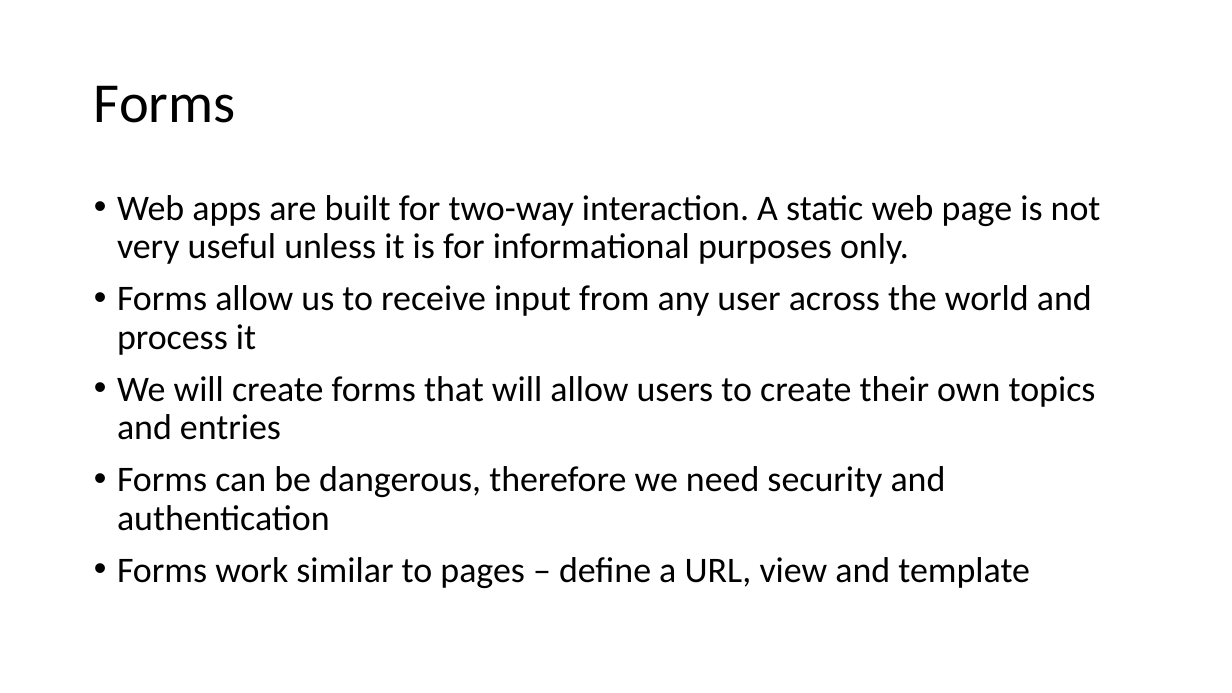
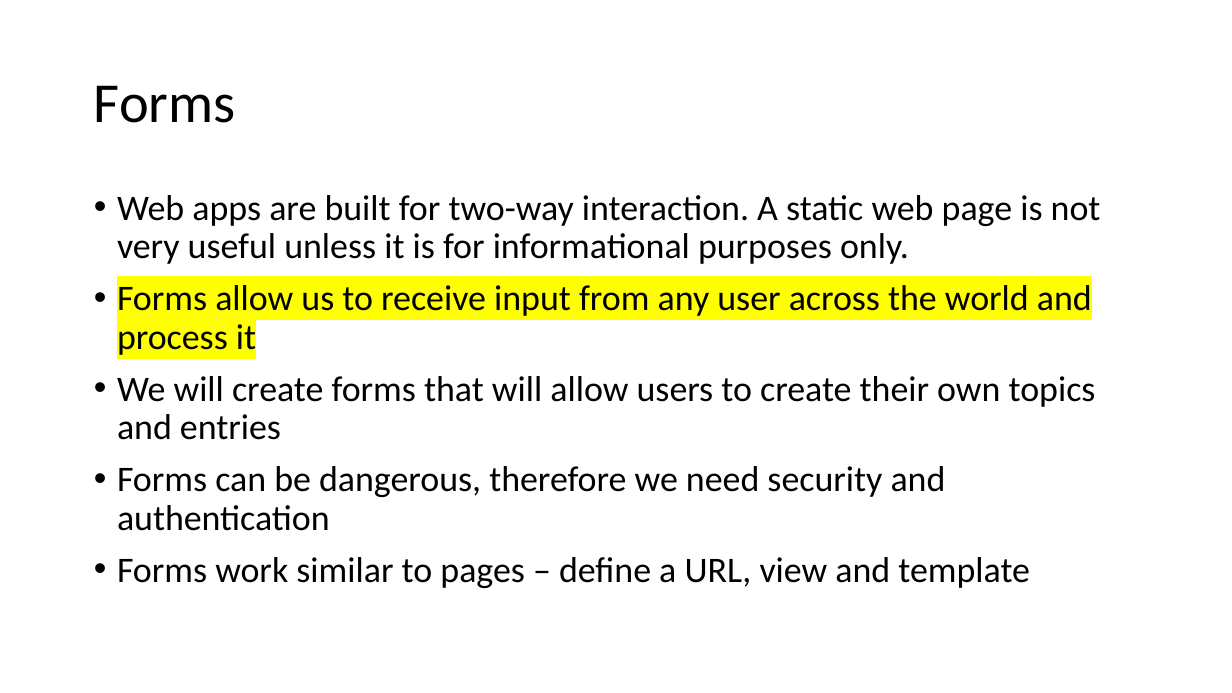
Before and after one commit to KennedyTurner1/django, a slide deck: slide 2 of Django Part IV.pptx. Drawn at 1232x693 pixels with LibreOffice and Linux fonts; fonts in the diff are those of the drawing. Boxes give left, top, right and bottom in pixels: in the first picture for what was removed or moved away, otherwise in the second. Text is boxed around its words. In the diff, an @@ line names an element or a change of style, - is before the commit and + after.

```diff
--- a/Django Part IV.pptx
+++ b/Django Part IV.pptx
@@ text at <box>117,285,1092,355</box>: highlight none to #FFFF00 in "Forms allow us to receive input from ..." @@
```
Also in this commit, not shown: 15 other files.
